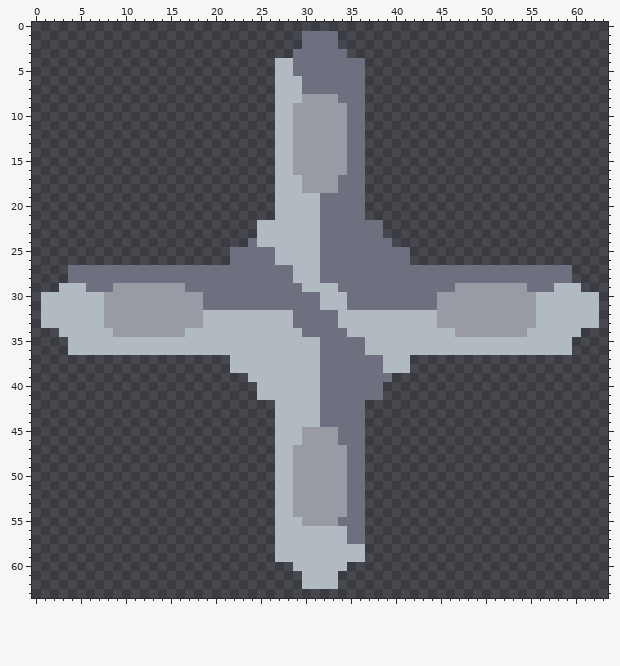
Two states of a pixel-art sprite, sprites/production/scrap-drill-rotator.png. That is the earlier state.
The file is 64x64 pixels.
The same view after the edit:
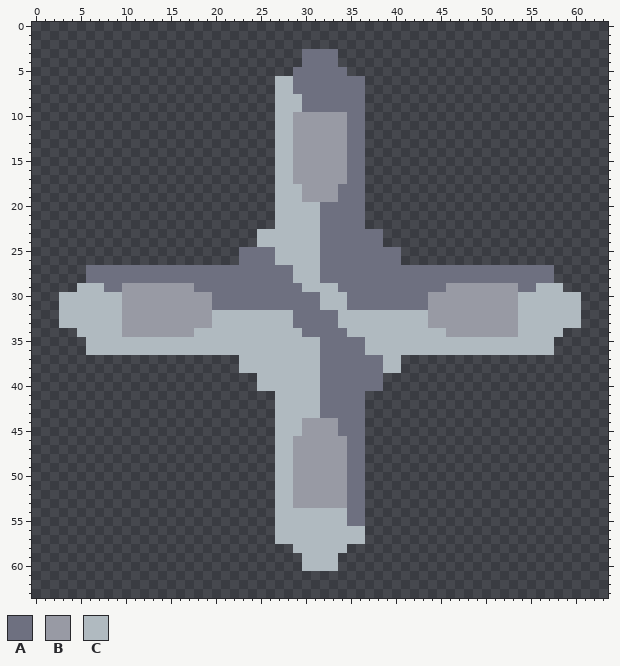
Palette (. is transparent): A #6e7080  B #989aa4  C #b0bac0
Changes in this commit:
Changed rows in their new state; - is an unchanged pixel.
first column x 27:
 1 ---....---
 2 ---....---
 3 --.----.--
 4 ...----...
 5 ..------..
 6 --A-------
 7 --A-------
 8 ---AAAA---
 9 --CAAAAA--
first column x 1:
17 ----------------------------B----B----------------------------
19 -----------------------------BBBB-----------------------------
22 ------------------------..----------..------------------------
24 -----------------------.--------------.-----------------------
25 ---------------------.------------------.---------------------
26 ---------------------.------------------.---------------------
27 ---..----------------------------------------------------..---
28 ---..----------------------------------------------------..---
29 --..-CC-A-------B----------------------------B-------A-CC-..--
30 ..-----CC---------B------------------------B---------CC-----..
31 ..-----CC---------B------------------------B---------CC-----..
32 ..-----CC---------B------------------------B---------CC-----..
33 ..-----CC---------B------------------------B---------CC-----..
34 --..----C-------B----------------------------B-------C----..--
35 ---..----------------------------------------------------..---
36 ---..----------------------------------------------------..---
37 ---------------------.------------------.---------------------
38 ---------------------.------------------.---------------------
39 -----------------------.--------------.-----------------------
41 ------------------------..----------..------------------------
44 -----------------------------BBBB-----------------------------
46 ----------------------------B----B----------------------------
first column x 27:
54 --CCCCCC--
55 ---CCCCC--
56 --------CC
57 --------CC
58 ..------..
59 ...----...
60 --.----.--
61 ---....---
62 ---....---
Where, in picture pixels (left, top, right, bottom), the same in both pictures:
changed: (275, 31, 365, 112)
changed: (293, 175, 410, 265)
erased: (230, 220, 275, 265)
changed: (41, 265, 122, 355)
changed: (518, 265, 599, 355)
changed: (185, 283, 275, 400)
changed: (293, 283, 455, 445)
changed: (275, 508, 365, 589)
